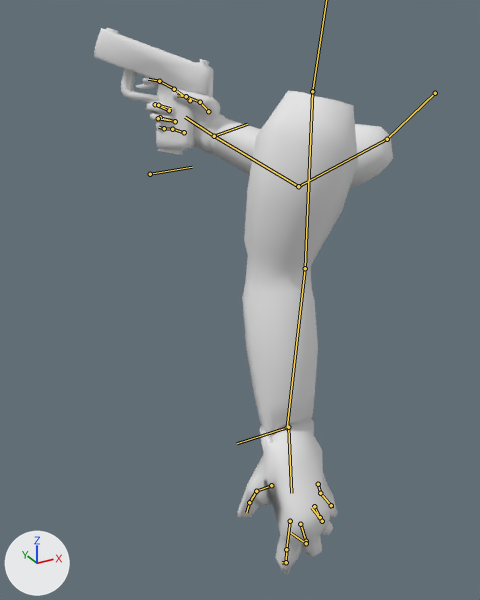
A saved change to the Blender file gamedata/models/arms_newpistol/arms_newpistol.blend.
Before and after are seen from a 50 mm camera at (-5.63, -11.52, 2.79) aimed at (0.28, -0.77, -2.59). Every picture has the same lights, and +X, +Y and +Z are marked at lower left. Both versions are drawn at frame 2 of the action 'SHOOT'; the numbers are the values there. The bones that bend it are drawn over the model as lines.

Objects in the first picture: 'Arms', 'Magazine', 'Pistol'.
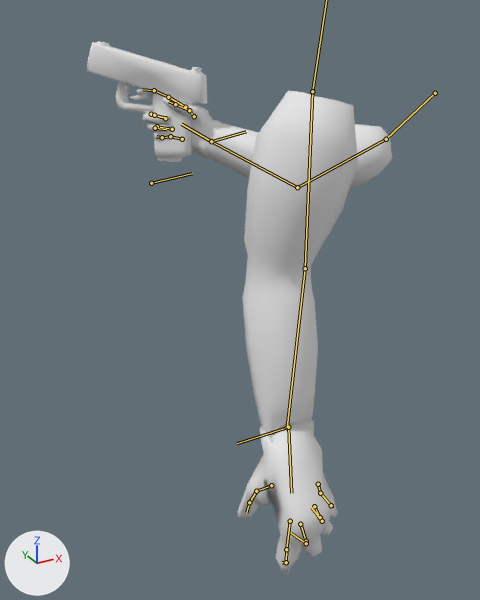
Pixel boxes [x1, y1, x2, y2] of what changed, in the pictures (480 x 600 px):
```json
{"object": "Arms", "change": "posed", "before": [142, 77, 393, 574], "after": [136, 88, 393, 574]}
{"object": "Pistol", "change": "posed", "before": [94, 28, 213, 151], "after": [87, 41, 208, 159]}
{"object": "Magazine", "change": "posed", "before": [158, 148, 182, 154], "after": [158, 157, 181, 162]}
{"bone": "PalmIK.R", "before": "(214, 136) to (247, 124)", "after": "(211, 141) to (246, 131)"}
{"bone": "Palm.R", "before": "(214, 136) to (185, 117)", "after": "(211, 141) to (181, 124)"}
{"bone": "Thumb1.R", "before": "(208, 111) to (200, 102)", "after": "(194, 116) to (189, 110)"}
{"bone": "Thumb2.R", "before": "(200, 102) to (186, 96)", "after": "(189, 110) to (175, 104)"}
{"bone": "Thumb3.R", "before": "(186, 96) to (177, 95)", "after": "(175, 104) to (168, 101)"}
```

The change, as JSON lines over the scene's bpy script:
```json
{"block": "bone_palmik_r", "where": "bone_palmik_r = bpy.data.objects['Armature'].pose.bones['PalmIK.R']"}
{"op": "set", "path": "bone_palmik_r.location", "old": "(-3.79, -2.69, -2.73)", "new": "(-3.82, -2.81, -2.77)"}
{"op": "set", "path": "bone_palmik_r.rotation_quaternion", "old": "(0.784, 0.411, 0.225, -0.406)", "new": "(0.768, 0.439, 0.217, -0.413)", "note": "degrees (40, 43, -38) -> degrees (44, 44, -38)"}
{"block": "bone_palm_r", "where": "bone_palm_r = bpy.data.objects['Armature'].pose.bones['Palm.R']  # child of 'Forearm.R'"}
{"op": "set", "path": "bone_palm_r.rotation_quaternion", "old": "(0.997, -0.029, 0.074, -0.002)", "new": "(0.998, -0.03, 0.04, -0.021)", "note": "degrees (-3, 9, 0) -> degrees (-3, 4, -2)"}
{"block": "bone_thumb1_r", "where": "bone_thumb1_r = bpy.data.objects['Armature'].pose.bones['Thumb1.R']  # child of 'Palm.R'"}
{"op": "set", "path": "bone_thumb1_r.location", "old": "(0.61, -0.19, -0.25)", "new": "(0.4, -0.14, -0.03)"}
{"op": "set", "path": "bone_thumb1_r.rotation_quaternion", "old": "(0.956, 0.282, -0.068, -0.046)", "new": "(0.911, 0.099, -0.057, -0.397)", "note": "degrees (33, -6, -7) -> degrees (13, -1, -47)"}
{"block": "bone_thumb2_r", "where": "bone_thumb2_r = bpy.data.objects['Armature'].pose.bones['Thumb2.R']  # child of 'Thumb1.R'"}
{"op": "set", "path": "bone_thumb2_r.rotation_quaternion", "old": "(0.999, 0.016, -0.029, -0.032)", "new": "(0.976, 0.19, -0.047, 0.1)", "note": "degrees (2, -3, -4) -> degrees (21, -7, 10)"}
{"block": "bone_thumb3_r", "where": "bone_thumb3_r = bpy.data.objects['Armature'].pose.bones['Thumb3.R']  # child of 'Thumb2.R'"}
{"op": "set", "path": "bone_thumb3_r.rotation_quaternion", "old": "(0.992, 0.028, 0.086, 0.091)", "new": "(0.953, 0.183, -0.032, 0.239)", "note": "degrees (4, 10, 11) -> degrees (20, -9, 27)"}
```
